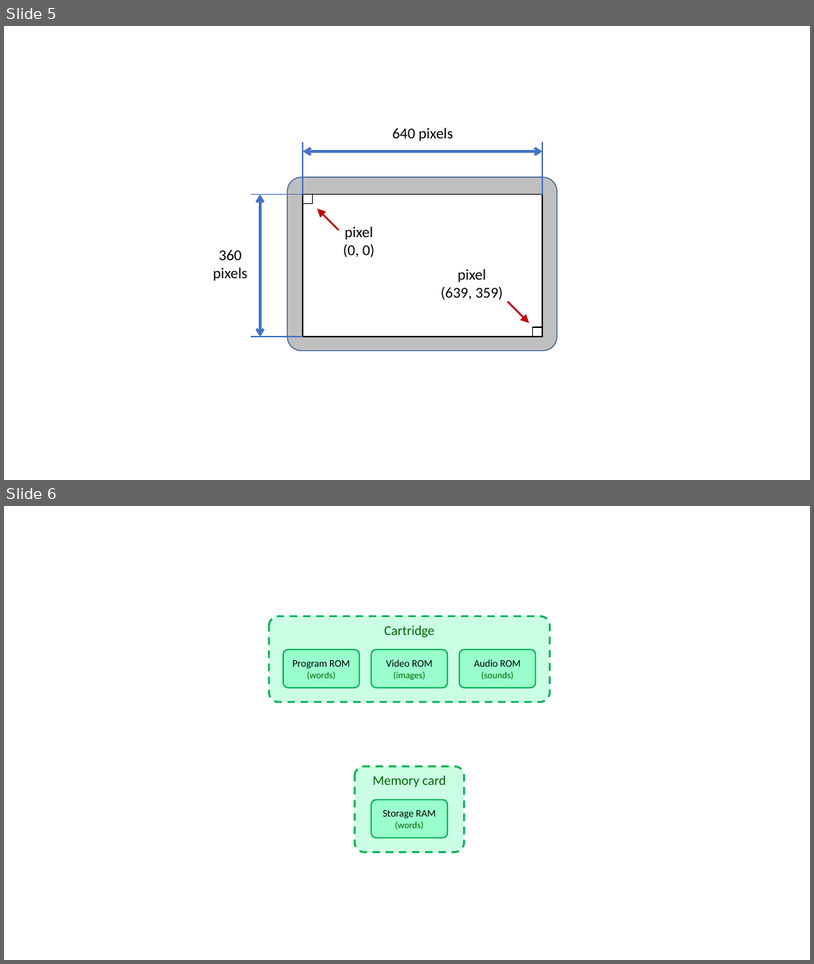
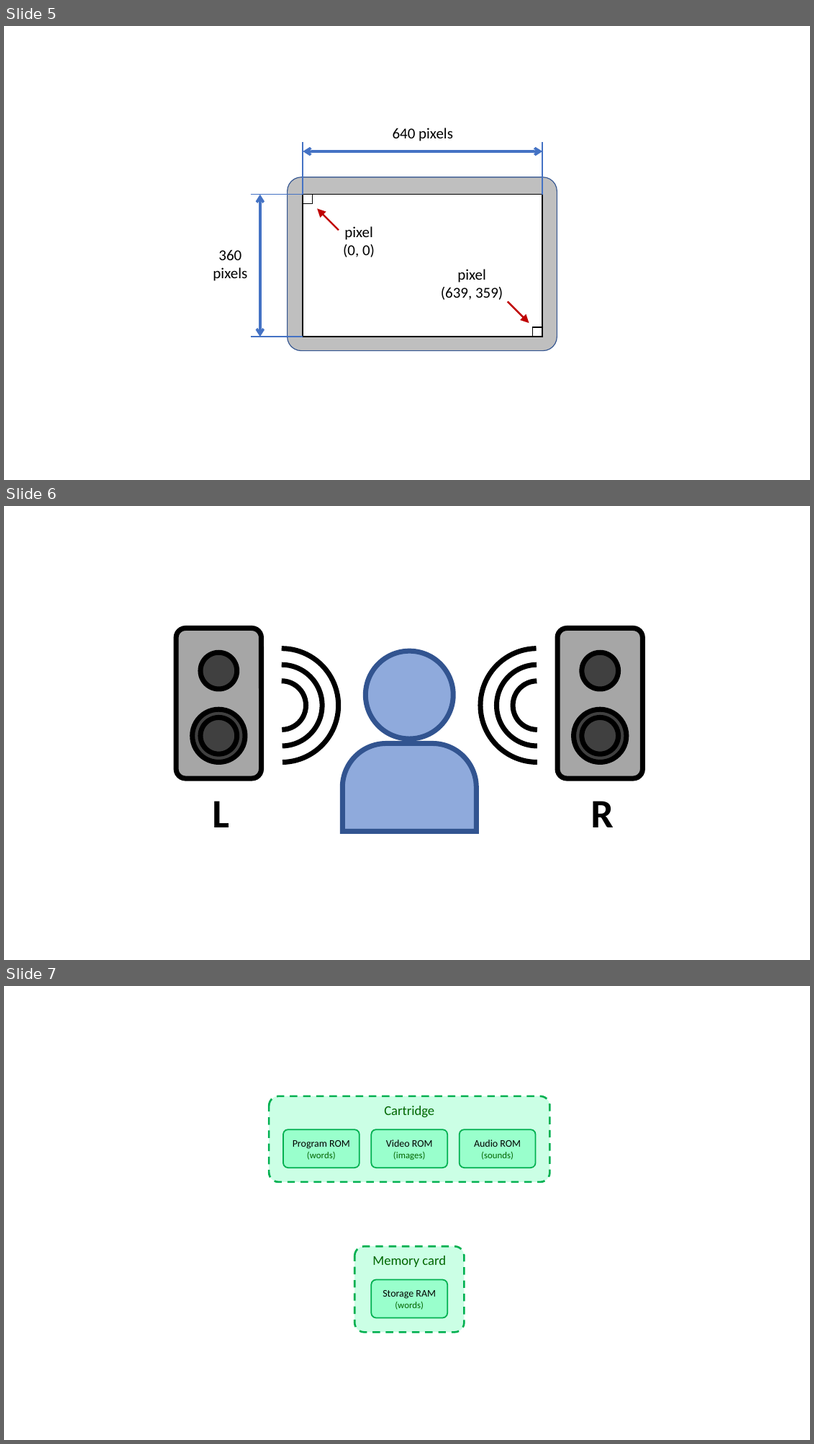
Before and after one commit to vircon32/Vircon32Documents, a slide deck: Specification/English/Editable source images/Images Spec Part 8 - External elements.pptx. Shown one above the other, each under a label of ours: slides 5 and 6 before the commit, slides 5, 6 and 7 after it. The pictures are 814x964 and 814x1444 pixels, drawn with LibreOffice and Linux fonts; fonts in the diff are those of the drawing. Boxes give left, top, right and bottom in pixels: in the first picture for what was removed or moved away, otherwise in the second. Text is boxed around its words. In the diff, an @@ line names an element or a change of style, - is before the commit and + after.

```diff
--- a/Specification/English/Editable source images/Images Spec Part 8 - External elements.pptx
+++ b/Specification/English/Editable source images/Images Spec Part 8 - External elements.pptx
@@ slide 6 added at [4, 506, 810, 960], background #FFFFFF @@
@@ rounded rectangle added at [176, 628, 262, 778], fill #A6A6A6, outline #000000 6 pt @@
@@ rounded rectangle added at [558, 628, 643, 778], fill #A6A6A6, outline #000000 6 pt @@
@@ ellipse added at [201, 652, 237, 689], fill #404040, outline #000000 6 pt @@
@@ arc (boxed as its full ellipse) added at [225, 648, 339, 762], outline #000000 6 pt @@
@@ ellipse added at [365, 651, 453, 739], fill #8FAADC, outline #325491 6 pt @@
@@ arc (boxed as its full ellipse) added at [481, 648, 594, 762], outline #000000 6 pt @@
@@ ellipse added at [582, 652, 619, 689], fill #404040, outline #000000 6 pt @@
@@ arc (boxed as its full ellipse) added at [241, 664, 322, 746], outline #000000 6 pt @@
@@ arc (boxed as its full ellipse) added at [497, 664, 578, 746], outline #000000 6 pt @@
@@ arc (boxed as its full ellipse) added at [257, 681, 306, 730], outline #000000 6 pt @@
@@ arc (boxed as its full ellipse) added at [513, 681, 563, 730], outline #000000 6 pt @@
@@ ellipse added at [193, 709, 245, 762], fill #404040, outline #000000 6 pt @@
@@ ellipse added at [201, 717, 237, 754], fill #404040, outline #000000 6 pt @@
@@ ellipse added at [574, 709, 627, 762], fill #404040, outline #000000 6 pt @@
@@ ellipse added at [582, 717, 619, 754], fill #404040, outline #000000 6 pt @@
@@ round same rect added at [343, 743, 476, 831], fill #8FAADC, outline #325491 6 pt @@
@@ text added at [212, 800, 229, 827], 48 pt, text #000000, bold @@
+L
@@ text added at [591, 800, 613, 827], 48 pt, text #000000, bold @@
+R
@@ what was slide 6 is now slide 7 @@
```
Also in this commit, not shown: 6 other files.
